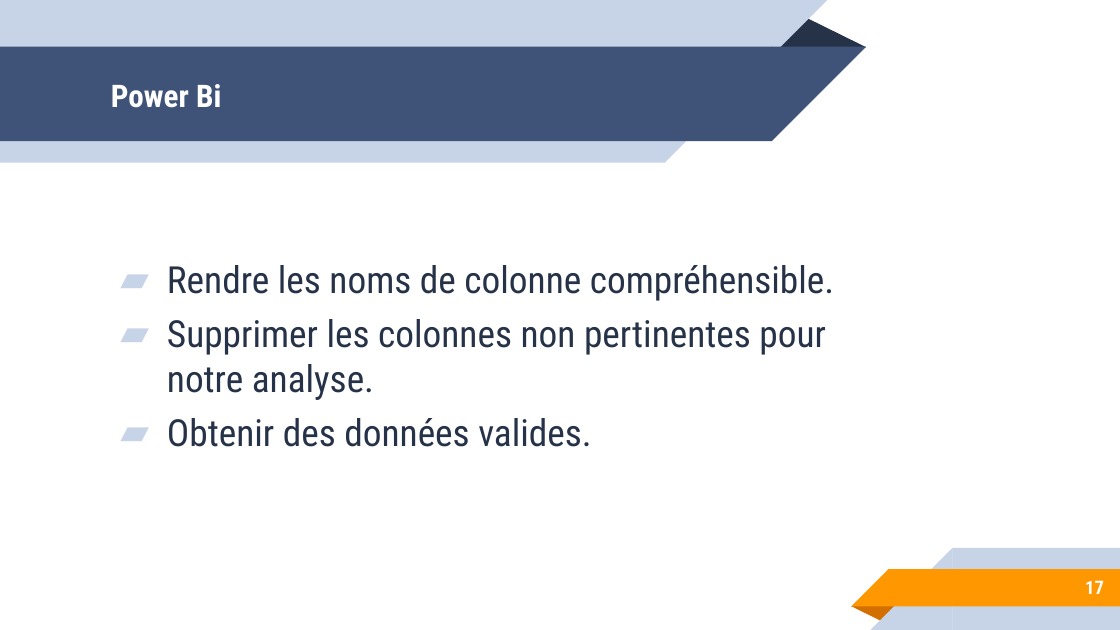
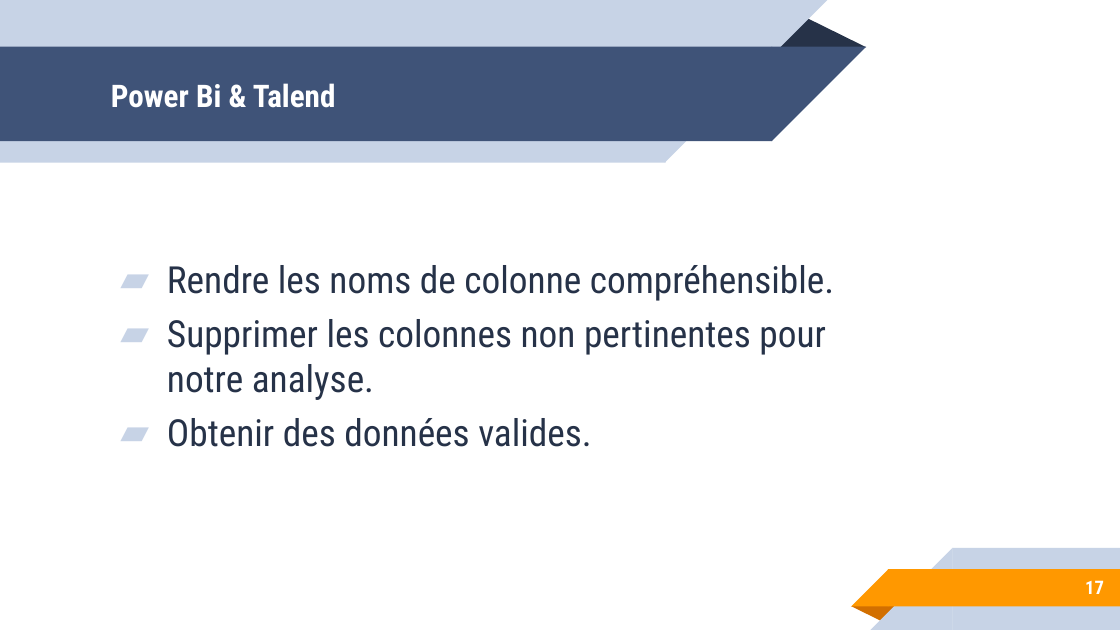
Before and after one commit to gtandu/testBi, a slide deck: slide 17 of doc/Soutenance EDD.pptx. Drawn at 1120x630 pixels with LibreOffice and Linux fonts; fonts in the diff are those of the drawing. Boxes give left, top, right and bottom in pixels: in the first picture for what was removed or moved away, otherwise in the second. Text is boxed around its words. In the diff, an @@ line names an element or a change of style, - is before the commit and + after.

```diff
--- a/doc/Soutenance EDD.pptx
+++ b/doc/Soutenance EDD.pptx
@@ title at [111, 83, 336, 108]: text changed @@
-Power Bi
+Power Bi & Talend
```
Also in this commit, not shown: 1 other file.
